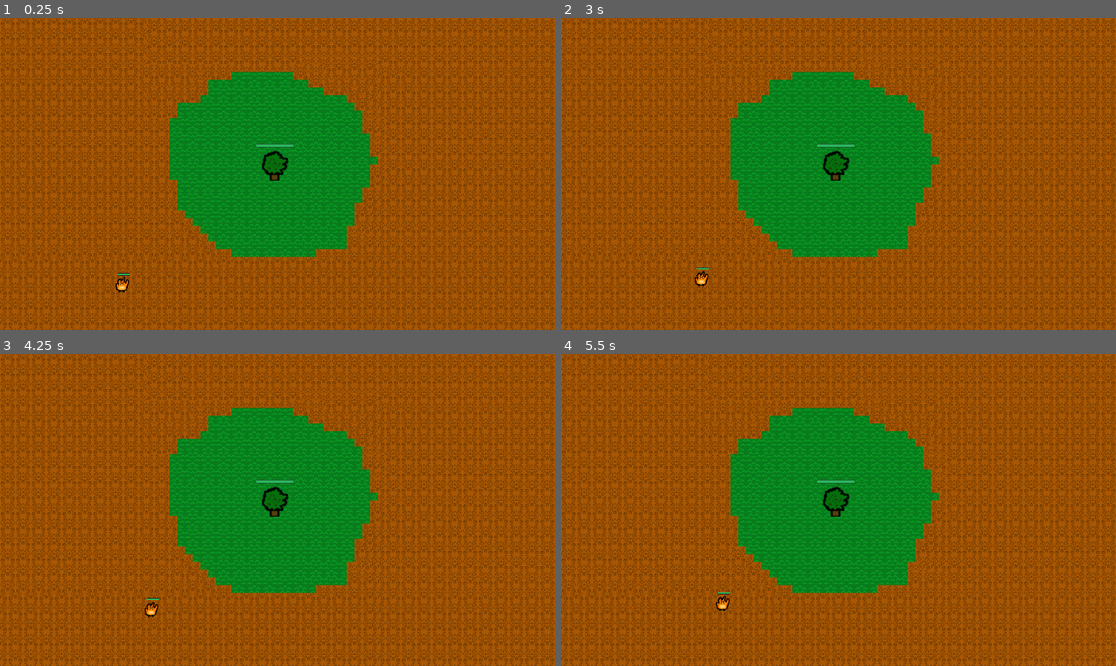
Above: before the commit, frames 1-4 (two rows, left to right).
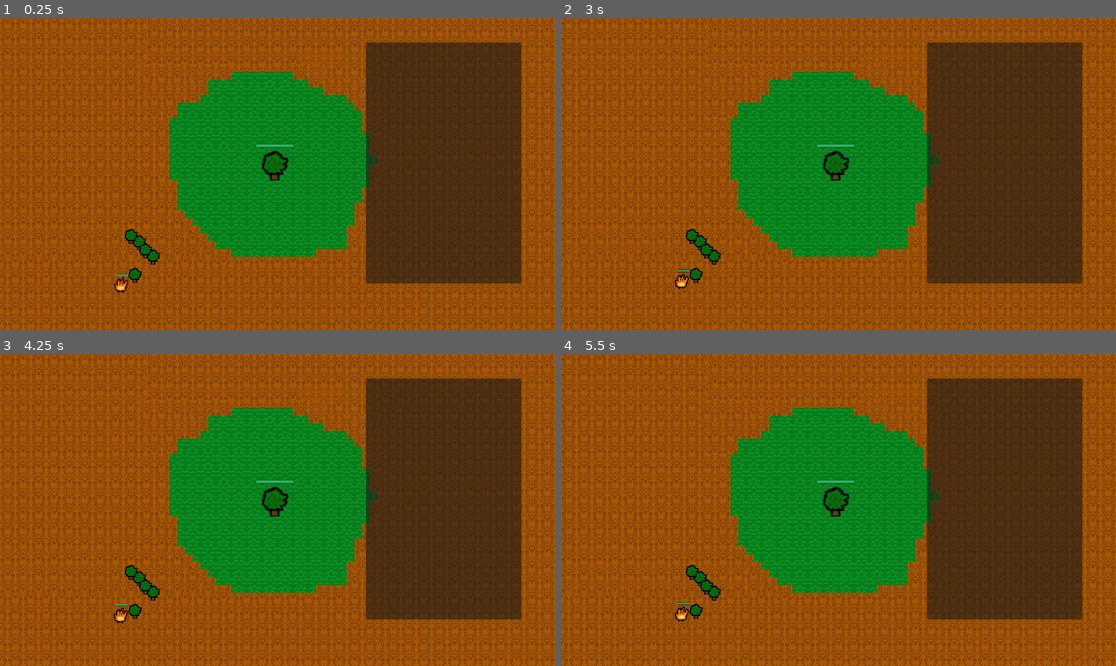
Above: after the commit, the same moments.

Repository: nmarch213/piratejam
Game: Godot game, scene res://main.tscn
The game is run twice, just before and just after one commit, with the same random seed, the same clock (stepped at 60 frames per second) and the same inputs.
Inputs:
- Up to frame 1 (0.25 s): no input
- Up to frame 2 (3 s): tap Enter at 0.5 s
- Up to frame 3 (4.25 s): no input
- Up to frame 4 (5.5 s): no input

The runs differ from the first frame. In frame 1, 22% of the frame differs, in the area x 20-94%, y 7-89%; in frame 2, 22%; in frame 3, 22%; in frame 4, 22%, in the area x 20-94%, y 7-86%.

Commit message:
i hate this

Diff:
--- a/enemies/ember/ember.tscn
+++ b/enemies/ember/ember.tscn
@@ -40,6 +40,8 @@
 scale = Vector2(0.105, 0.705)
 
 [node name="EnemyNavigationComponent" type="NavigationAgent2D" parent="."]
+navigation_layers = 3
+avoidance_enabled = true
 script = ExtResource("5_wdioc")
 
 [connection signal="timeout" from="Timer" to="." method="_on_timer_timeout"]
--- a/main.tscn
+++ b/main.tscn
@@ -1,9 +1,11 @@
-[gd_scene load_steps=10 format=3 uid="uid://dfhenhhamjbxb"]
+[gd_scene load_steps=13 format=3 uid="uid://dfhenhhamjbxb"]
 
 [ext_resource type="Texture2D" uid="uid://d0ip76gubctdl" path="res://assets/grass.png" id="3_6vybs"]
 [ext_resource type="PackedScene" uid="uid://bkthjsnqioj06" path="res://tree/MotherTree.tscn" id="3_gu0s8"]
 [ext_resource type="PackedScene" uid="uid://18pm78o3k5ov" path="res://enemies/ember/ember.tscn" id="4_7yun8"]
 [ext_resource type="Texture2D" uid="uid://dofe8r266nbd8" path="res://assets/sand.png" id="4_go5rx"]
+[ext_resource type="PackedScene" uid="uid://bgc825oocaary" path="res://ui/ui.tscn" id="5_4r2n0"]
+[ext_resource type="PackedScene" uid="uid://duq3nd4a5fk7e" path="res://towers/sapling/sapling.tscn" id="6_moqds"]
 
 [sub_resource type="NavigationPolygon" id="NavigationPolygon_cmibi"]
 vertices = PackedVector2Array(8, 8, -8, 8, -8, -8, 8, -8)
@@ -46,6 +48,10 @@
 sources/0 = SubResource("TileSetAtlasSource_4nuel")
 sources/2 = SubResource("TileSetAtlasSource_a7ufn")
 
+[sub_resource type="NavigationPolygon" id="NavigationPolygon_8dveu"]
+outlines = Array[PackedVector2Array]([PackedVector2Array(-1, 5, 1184, 2, 1186, 671, -2, 672)])
+source_geometry_group_name = &"navigation_polygon_source_group"
+
 [node name="Main" type="Node2D"]
 
 [node name="MotherTree" parent="." instance=ExtResource("3_gu0s8")]
@@ -63,3 +69,27 @@
 format = 2
 layer_0/tile_data = PackedInt32Array(0, 2, 1, 65536, 2, 0, 1, 65538, 1, 65537, 65538, 0, 131072, 2, 1, 196608, 2, 0, 13 …(51301 unchanged characters)…
 layer_1/tile_data = PackedInt32Array()
+
+[node name="Spawner" type="Node2D" parent="."]
+
+[node name="Ui" parent="." instance=ExtResource("5_4r2n0")]
+
+[node name="Sapling" parent="." instance=ExtResource("6_moqds")]
+position = Vector2(318, 496)
+
+[node name="Sapling2" parent="." instance=ExtResource("6_moqds")]
+position = Vector2(289, 466)
+
+[node name="Sapling3" parent="." instance=ExtResource("6_moqds")]
+position = Vector2(302, 483)
+
+[node name="Sapling4" parent="." instance=ExtResource("6_moqds")]
+position = Vector2(280, 534)
+
+[node name="Sapling5" parent="." instance=ExtResource("6_moqds")]
+position = Vector2(272, 453)
+
+[node name="NavigationRegion2D" type="NavigationRegion2D" parent="."]
+position = Vector2(-42, 6)
+navigation_polygon = SubResource("NavigationPolygon_8dveu")
+navigation_layers = 3
--- a/project.godot
+++ b/project.godot
@@ -14,3 +14,10 @@
 run/main_scene="res://main.tscn"
 config/features=PackedStringArray("4.2", "Forward Plus")
 config/icon="res://icon.svg"
+
+[navigation]
+
+2d/default_cell_size=1.0
+3d/default_cell_size=1.0
+3d/default_cell_height=1.0
+3d/default_edge_connection_margin=1.0
--- /dev/null
+++ b/towers/sapling/sapling.tscn
@@ -0,0 +1,19 @@
+[gd_scene load_steps=3 format=3 uid="uid://duq3nd4a5fk7e"]
+
+[ext_resource type="Texture2D" uid="uid://bdy2mgr3ecejy" path="res://tree/tree.png" id="1_do137"]
+
+[sub_resource type="RectangleShape2D" id="RectangleShape2D_bchn0"]
+size = Vector2(29, 31)
+
+[node name="Sapling" type="StaticBody2D"]
+
+[node name="Sprite2D" type="Sprite2D" parent="."]
+texture = ExtResource("1_do137")
+
+[node name="NavigationObstacle2D" type="NavigationObstacle2D" parent="."]
+radius = 23.26
+avoidance_layers = 3
+
+[node name="CollisionShape2D" type="CollisionShape2D" parent="."]
+position = Vector2(0.5, 0.5)
+shape = SubResource("RectangleShape2D_bchn0")
--- /dev/null
+++ b/towers/vine/vine.tscn
@@ -0,0 +1,3 @@
+[gd_scene format=3 uid="uid://q3glyy6bmfh8"]
+
+[node name="Vine" type="Node2D"]
--- /dev/null
+++ b/ui/ui.tscn
@@ -0,0 +1,24 @@
+[gd_scene format=3 uid="uid://bgc825oocaary"]
+
+[node name="Ui" type="CanvasLayer"]
+
+[node name="Panel" type="Panel" parent="."]
+offset_left = 760.0
+offset_top = 51.0
+offset_right = 1082.0
+offset_bottom = 551.0
+
+[node name="FlowContainer" type="FlowContainer" parent="Panel"]
+layout_mode = 1
+anchors_preset = 15
+anchor_right = 1.0
+anchor_bottom = 1.0
+offset_left = 21.0
+offset_top = 26.0
+offset_right = -162.0
+offset_bottom = -256.0
+grow_horizontal = 2
+grow_vertical = 2
+scale = Vector2(2, 2)
+theme_override_constants/h_separation = 10
+theme_override_constants/v_separation = 10
